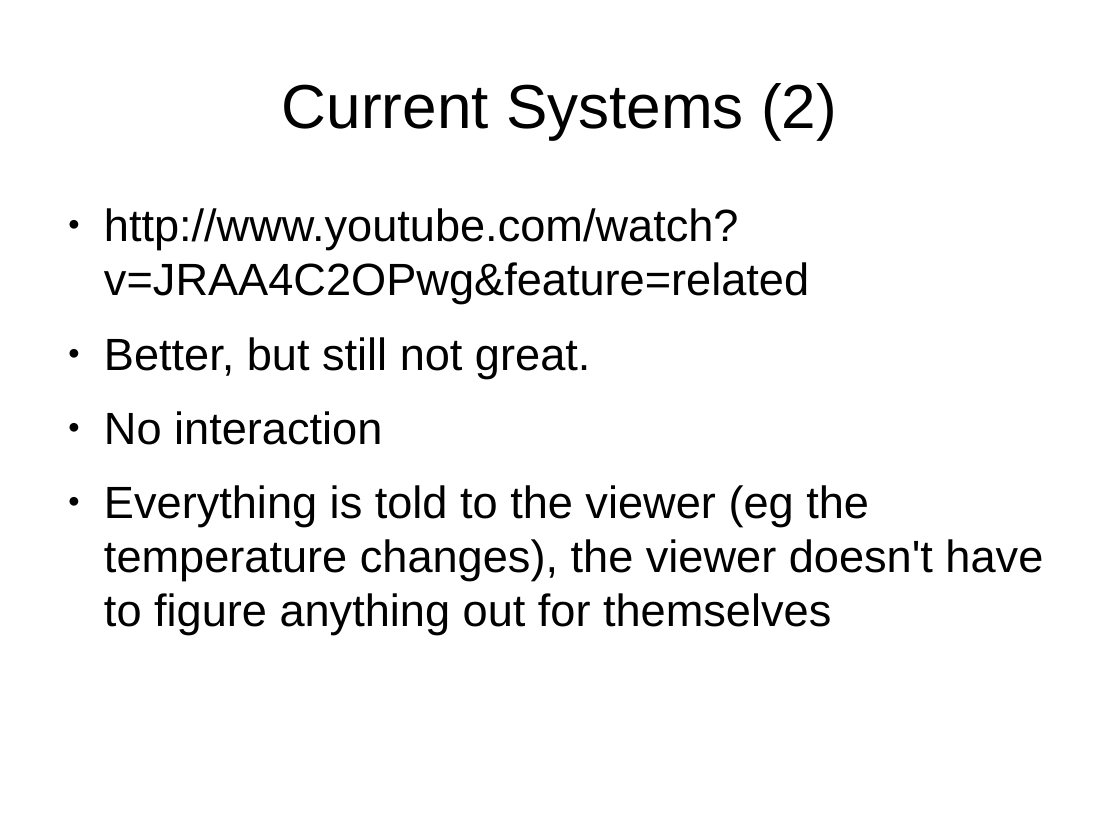
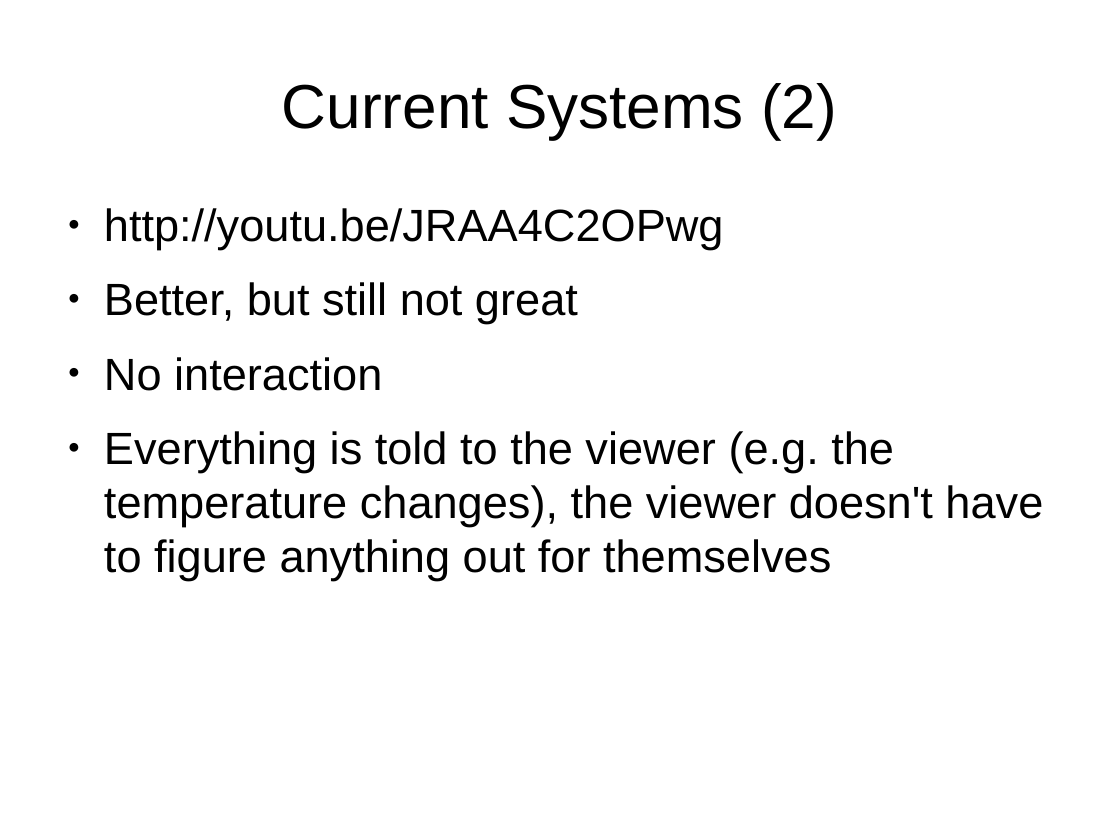
Before and after one commit to Dan-McElroy/Team-Project--Q, a slide deck: slide 10 of docs/progressPresentation/draft.odp (slide 9 before the commit). Drawn at 1120x840 pixels with LibreOffice and Linux fonts; fonts in the diff are those of the drawing. Boxes give left, top, right and bottom in pixels: in the first picture for what was removed or moved away, otherwise in the second. Text is boxed around its words. In the diff, an @@ line names an element or a change of style, - is before the commit and + after.

```diff
--- a/docs/progressPresentation/draft.odp
+++ b/docs/progressPresentation/draft.odp
@@ text at bbox=[104, 208, 724, 324]: text changed @@
-● http://www.youtube.com/watch?v=JRAA4C2OPwg&feature=related
-● Better, but still not great.
+● http://youtu.be/JRAA4C2OPwg
+● Better, but still not great
@@ text at bbox=[104, 431, 1043, 581]: text changed @@
-● Everything is told to the viewer (eg the temperature changes), the viewer doesn't have to figure anything out for themselves
+● Everything is told to the viewer (e.g. the temperature changes), the viewer doesn't have to figure anything out for themselves
```
Also in this commit, not shown: 4 other slides changed, 2 slides added, 1 slide removed, 8 other files.
